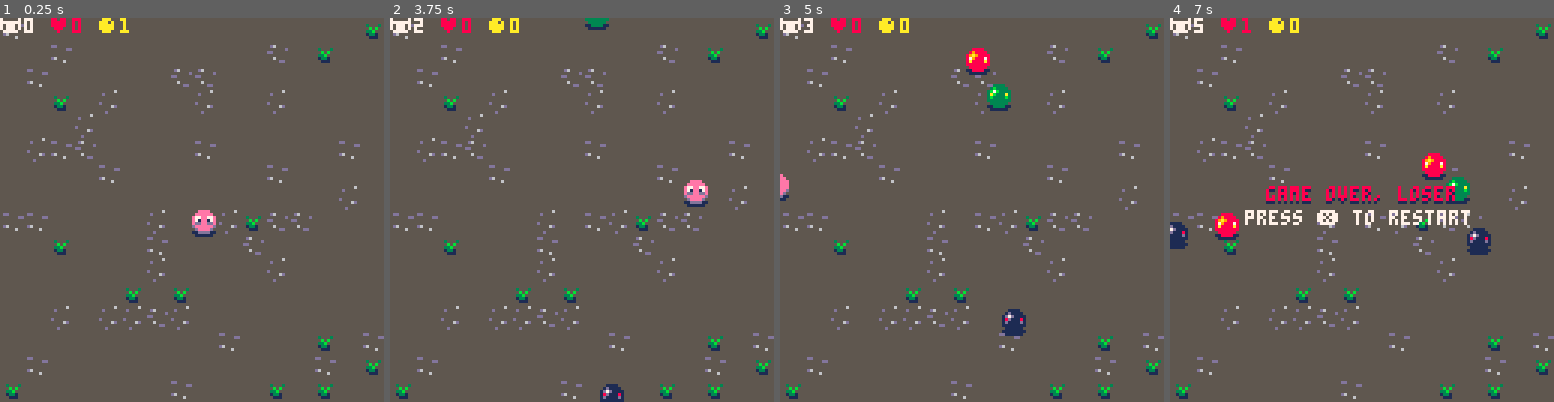
Above: before the commit, frames 1-4 (left to right).
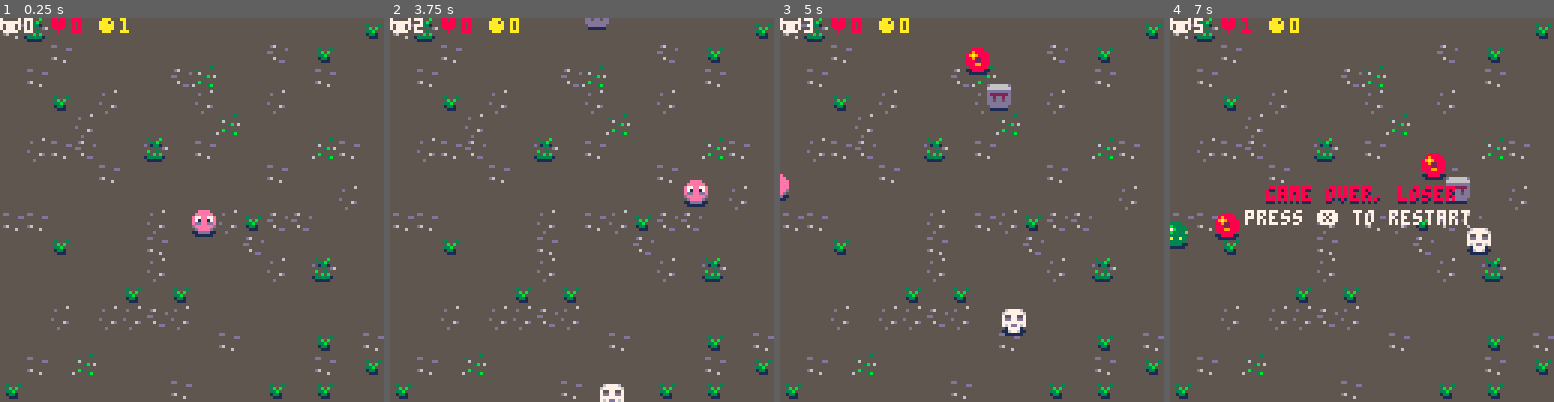
Above: after the commit, the same moments.

Repository: b4dr1ck/Pico8
Game: PICO-8 cartridge pinkcirc.p8
Same seed, same stepped clock (60 frames per second), same inputs: the game is played once before the commit and once after it.
Inputs:
- Up to frame 1 (0.25 s): no input
- Up to frame 2 (3.75 s): tap X (X key) at 0.33, 1.07, 1.85, 2.97 s; hold Right 1.6-2.1 s; hold Up 2.15-2.42 s; hold Right 2.47-3.03 s; hold Left 3.08-3.58 s; hold Down from 3.63 s (still down)
- Up to frame 3 (5 s): release Down at 3.97 s; hold Right 4.02-4.68 s; tap X (X key) at 4.08 s; hold Up from 4.73 s (still down)
- Up to frame 4 (7 s): release Up at 5.03 s; hold Left 5.08-5.68 s; tap X (X key) at 5.2, 6.32 s; hold Down 5.73-6.03 s; hold Right 6.08-6.58 s; hold Right from 6.63 s (still down)

The runs differ from the first frame. In frame 1, 0.8% of the frame differs, in the area x 6-88%, y 0-93%; in frame 2, 1.3%; in frame 3, 1.6%; in frame 4, 1.8%, in the area x 0-88%, y 0-93%.

Commit message:
EXTEND: pinkcirc.p8: some new enemy-sprites

Diff:
--- a/pinkcirc.p8
+++ b/pinkcirc.p8
@@ -183,15 +183,17 @@
 			-- projectile hits enemy
 			for enemy in all(enemies) do
 				if bb_collision(proj,enemy) then
-					-- particles for explosion-fx
-
+
+				-- particles for explosion-fx
 				for i=0,10 do
 					add(particles,particle(enemy.x,enemy.y,rnd(1),3,8,flr(rnd(3))))
 				end
 
 					-- del enemy
 					del(enemies,enemy)
-					add(bullets,bullet(enemy.x,enemy.y))
+
+					-- create bullet
+					add(bullets,bullet(enemy.x+4,enemy.y+4))
 				end
 			end
 		end
@@ -237,16 +239,17 @@
 
 		 spawn_freq=flr(rnd(60)) + 10
 		 randspawn=flr(rnd(4))
-		 randimg=flr(rnd(3)) + 9
+		 randimg=flr(rnd(7)) + 9
+		 enemyspd=1
 
 		 if randspawn == 0 then
-				add(enemies,enemy(-8,64,0,1,randimg))
+				add(enemies,enemy(-8,64,0,enemyspd,randimg))
 			elseif randspawn == 1 then
-				add(enemies,enemy(136,64,0,1,randimg))
+				add(enemies,enemy(136,64,0,enemyspd,randimg))
 			elseif randspawn == 2 then
-				add(enemies,enemy(64,-8,0,1,randimg))
+				add(enemies,enemy(64,-8,0,enemyspd,randimg))
 			elseif randspawn == 3 then
-				add(enemies,enemy(64,136,0,1,randimg))
+				add(enemies,enemy(64,136,0,enemyspd,randimg))
 			end
 
 			counter=0
@@ -521,96 +524,103 @@
 
 
 
+…(7 lines of a section not shown)…
 __gff__
 0000000000000000000101010000000000000000000000000000000000000000000000000000000000000000000000000000000000000000000000000000000000000000000000000000000000000000000000000000000000000000000000000000000000000000000000000000000000000000000000000000000000000000
 0000000000000000000000000000000000000000000000000000000000000000000000000000000000000000000000000000000000000000000000000000000000000000000000000000000000000000000000000000000000000000000000000000000000000000000000000000000000000000000000000000000000000000
 __map__
-0c00000000000000000000000000000f00000000000000000000000000000000000000000000000000000000000000000000000000000000000000000000000000000000000000000000000000000000000000000000000000000000000000000000000000000000000000000000000000000000000000000000000000000000
-00000c00000000000000000d000f000000000000000000000000000000000000000000000000000000000000000000000000000000000000000000000000000000000000000000000000000000000000000000000000000000000000000000000000000000000000000000000000000000000000000000000000000000000000
-000c00000000000d0d0000000000000000000000000000000000000000000000000000000000000000000000000000000000000000000000000000000000000000000000000000000000000000000000000000000000000000000000000000000000000000000000000000000000000000000000000000000000000000000000
-00000f000e0000000e00000e0000000000000000000000000000000000000000000000000000000000000000000000000000000000000000000000000000000000000000000000000000000000000000000000000000000000000000000000000000000000000000000000000000000000000000000000000000000000000000
-0000000e00000000000000000000000000000000000000000000000000000000000000000000000000000000000000000000000000000000000000000000000000000000000000000000000000000000000000000000000000000000000000000000000000000000000000000000000000000000000000000000000000000000
-000e0c0d000000000c00000000000c0000000000000000000000000000000000000000000000000000000000000000000000000000000000000000000000000000000000000000000000000000000000000000000000000000000000000000000000000000000000000000000000000000000000000000000000000000000000
-000000000c0000000000000c0000000000000000000000000000000000000000000000000000000000000000000000000000000000000000000000000000000000000000000000000000000000000000000000000000000000000000000000000000000000000000000000000000000000000000000000000000000000000000
-00000000000000000000000000000e0000000000000000000000000000000000000000000000000000000000000000000000000000000000000000000000000000000000000000000000000000000000000000000000000000000000000000000000000000000000000000000000000000000000000000000000000000000000
-0c0c000000000e000c0e0f0d0d00000000000000000000000000000000000000000000000000000000000000000000000000000000000000000000000000000000000000000000000000000000000000000000000000000000000000000000000000000000000000000000000000000000000000000000000000000000000000
-00000f0000000c0000000d000000000000000000000000000000000000000000000000000000000000000000000000000000000000000000000000000000000000000000000000000000000000000000000000000000000000000000000000000000000000000000000000000000000000000000000000000000000000000000
-0000000000000e000000000e0000000000000000000000000000000000000000000000000000000000000000000000000000000000000000000000000000000000000000000000000000000000000000000000000000000000000000000000000000000000000000000000000000000000000000000000000000000000000000
-00000000000f000f000000000000000000000000000000000000000000000000000000000000000000000000000000000000000000000000000000000000000000000000000000000000000000000000000000000000000000000000000000000000000000000000000000000000000000000000000000000000000000000000
-00000e000e0e0d0e000000000000000000000000000000000000000000000000000000000000000000000000000000000000000000000000000000000000000000000000000000000000000000000000000000000000000000000000000000000000000000000000000000000000000000000000000000000000000000000000
-0000000000000000000c0000000f000c00000000000000000000000000000000000000000000000000000000000000000000000000000000000000000000000000000000000000000000000000000000000000000000000000000000000000000000000000000000000000000000000000000000000000000000000000000000
-000c00000000000000000000000c000f00000000000000000000000000000000000000000000000000000000000000000000000000000000000000000000000000000000000000000000000000000000000000000000000000000000000000000000000000000000000000000000000000000000000000000000000000000000
-0f0000000000000c0000000f000f000000000000000000000000000000000000000000000000000000000000000000000000000000000000000000000000000000000000000000000000000000000000000000000000000000000000000000000000000000000000000000000000000000000000000000000000000000000000
-0000000000000000000000000000000000000000000000000000000000000000000000000000000000000000000000000000000000000000000000000000000000000000000000000000000000000000000000000000000000000000000000000000000000000000000000000000000000000000000000000000000000000000
-00000000000000000000000000000e00000d0000000000000000000000000000000000000000000000000000000000000000000000000000000000000000000000000000000000000000000000000000000000000000000000000000000000000000000000000000000000000000000000000000000000000000000000000000
-000000000d000000000000000000000000000000000000000000000000000000000000000000000000000000000000000000000000000000000000000000000000000000000000000000000000000000000000000000000000000000000000000000000000000000000000000000000000000000000000000000000000000000
-00000e0e0000000000000e000000000000000000000000000000000000000000000000000000000000000000000000000000000000000000000000000000000000000000000000000000000000000000000000000000000000000000000000000000000000000000000000000000000000000000000000000000000000000000
-000000000000000000000000000000000f000000000000000000000000000000000000000000000000000000000000000000000000000000000000000000000000000000000000000000000000000000000000000000000000000000000000000000000000000000000000000000000000000000000000000000000000000000
-000f00000000000000000000000000000000000e000000000000000000000000000000000000000000000000000000000000000000000000000000000000000000000000000000000000000000000000000000000000000000000000000000000000000000000000000000000000000000000000000000000000000000000000
-0000000000000000000000000000000000000000000000000000000000000000000000000000000000000000000000000000000000000000000000000000000000000000000000000000000000000000000000000000000000000000000000000000000000000000000000000000000000000000000000000000000000000000
-0000000000000000000000000000000c00000000000000000000000000000000000000000000000000000000000000000000000000000000000000000000000000000000000000000000000000000000000000000000000000000000000000000000000000000000000000000000000000000000000000000000000000000000
-…(65 lines of a section not shown)…
+1015000000000000000000000000001300000000000000000000000000000000000000000000000000000000000000000000000000000000000000000000000000000000000000000000000000000000000000000000000000000000000000000000000000000000000000000000000000000000000000000000000000000000
+0000100000000000000000110013000000000000000000000000000000000000000000000000000000000000000000000000000000000000000000000000000000000000000000000000000000000000000000000000000000000000000000000000000000000000000000000000000000000000000000000000000000000000
+0010000000000011140000000010000000000000000000000000000000000000000000000000000000000000000000000000000000000000000000000000000000000000000000000000000000000000000000000000000000000000000000000000000000000000000000000000000000000000000000000000000000000000
+0000130012000000120000120000000000000000000000000000000000000000000000000000000000000000000000000000000000000000000000000000000000000000000000000000000000000000000000000000000000000000000000000000000000000000000000000000000000000000000000000000000000000000
+0000001200000000001400000000000000000000000000000000000000000000000000000000000000000000000000000000000000000000000000000000000000000000000000000000000000000000000000000000000000000000000000000000000000000000000000000000000000000000000000000000000000000000
+0012101100001500100000000014100000000000000000000000000000000000000000000000000000000000000000000000000000000000000000000000000000000000000000000000000000000000000000000000000000000000000000000000000000000000000000000000000000000000000000000000000000000000
+0000000010000000000000100000000000000000000000000000000000000000000000000000000000000000000000000000000000000000000000000000000000000000000000000000000000000000000000000000000000000000000000000000000000000000000000000000000000000000000000000000000000000000
+0000000000000000000000000000120000000000000000000000000000000000000000000000000000000000000000000000000000000000000000000000000000000000000000000000000000000000000000000000000000000000000000000000000000000000000000000000000000000000000000000000000000000000
+1010000000001200101213111100000000000000000000000000000000000000000000000000000000000000000000000000000000000000000000000000000000000000000000000000000000000000000000000000000000000000000000000000000000000000000000000000000000000000000000000000000000000000
+0000130000001000000011000000000000000000000000000000000000000000000000000000000000000000000000000000000000000000000000000000000000000000000000000000000000000000000000000000000000000000000000000000000000000000000000000000000000000000000000000000000000000000
+0000000000001200000000120015000000000000000000000000000000000000000000000000000000000000000000000000000000000000000000000000000000000000000000000000000000000000000000000000000000000000000000000000000000000000000000000000000000000000000000000000000000000000
+0000000000130013000000000000000000000000000000000000000000000000000000000000000000000000000000000000000000000000000000000000000000000000000000000000000000000000000000000000000000000000000000000000000000000000000000000000000000000000000000000000000000000000
+0000120012121112000000000000000000000000000000000000000000000000000000000000000000000000000000000000000000000000000000000000000000000000000000000000000000000000000000000000000000000000000000000000000000000000000000000000000000000000000000000000000000000000
+0000000000000000001000000013001000000000000000000000000000000000000000000000000000000000000000000000000000000000000000000000000000000000000000000000000000000000000000000000000000000000000000000000000000000000000000000000000000000000000000000000000000000000
+0010001400000000000000000010001300000000000000000000000000000000000000000000000000000000000000000000000000000000000000000000000000000000000000000000000000000000000000000000000000000000000000000000000000000000000000000000000000000000000000000000000000000000
+1300000000000010000000130013000000000000000000000000000000000000000000000000000000000000000000000000000000000000000000000000000000000000000000000000000000000000000000000000000000000000000000000000000000000000000000000000000000000000000000000000000000000000
+0000000000000000000000000000000000000000000000000000000000000000000000000000000000000000000000000000000000000000000000000000000000000000000000000000000000000000000000000000000000000000000000000000000000000000000000000000000000000000000000000000000000000000
+0000000000000000000000000000000000000000000000000000000000000000000000000000000000000000000000000000000000000000000000000000000000000000000000000000000000000000000000000000000000000000000000000000000000000000000000000000000000000000000000000000000000000000
+0000000000000000000000000000000000000000000000000000000000000000000000000000000000000000000000000000000000000000000000000000000000000000000000000000000000000000000000000000000000000000000000000000000000000000000000000000000000000000000000000000000000000000
+0000000000000000000000000000000000000000000000000000000000000000000000000000000000000000000000000000000000000000000000000000000000000000000000000000000000000000000000000000000000000000000000000000000000000000000000000000000000000000000000000000000000000000
+0000000000000000000000000000000000000000000000000000000000000000000000000000000000000000000000000000000000000000000000000000000000000000000000000000000000000000000000000000000000000000000000000000000000000000000000000000000000000000000000000000000000000000
+0000000000000000000000000000000000000000000000000000000000000000000000000000000000000000000000000000000000000000000000000000000000000000000000000000000000000000000000000000000000000000000000000000000000000000000000000000000000000000000000000000000000000000
+0000000000000000000000000000000000000000000000000000000000000000000000000000000000000000000000000000000000000000000000000000000000000000000000000000000000000000000000000000000000000000000000000000000000000000000000000000000000000000000000000000000000000000
+0000000000000000000000000000001000000000000000000000000000000000000000000000000000000000000000000000000000000000000000000000000000000000000000000000000000000000000000000000000000000000000000000000000000000000000000000000000000000000000000000000000000000000
+…(65 lines of a section not shown)…
Not shown, changed: 24 lines of the sprite sheet (__gfx__) section of pinkcirc.p8
